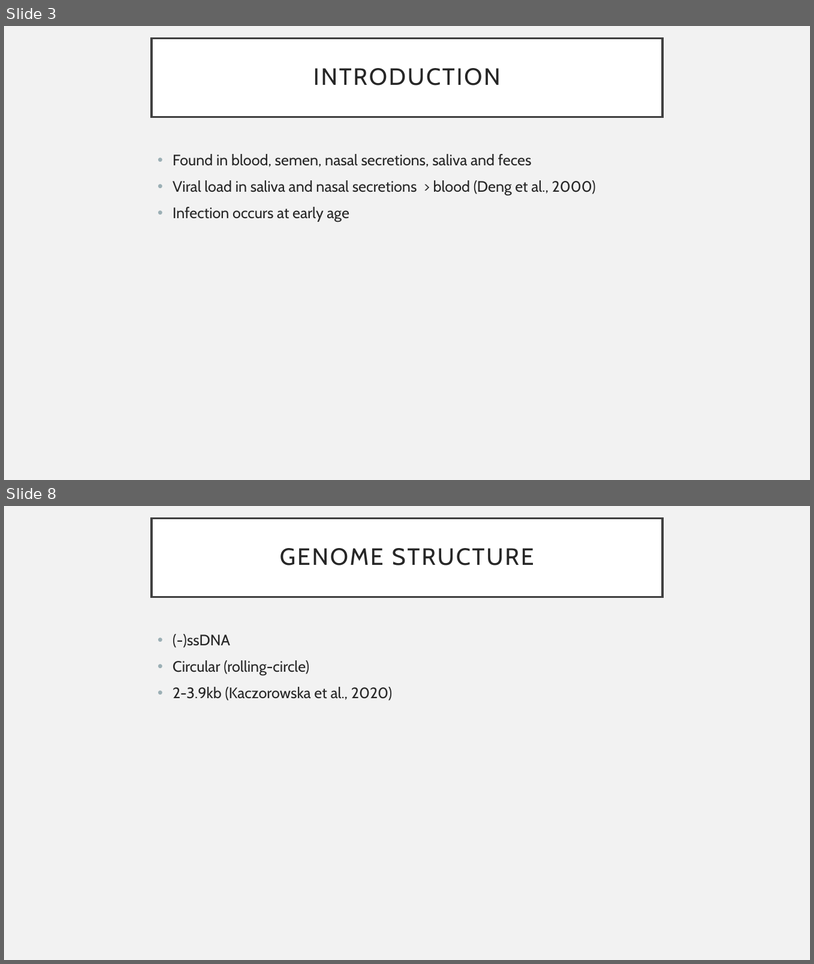
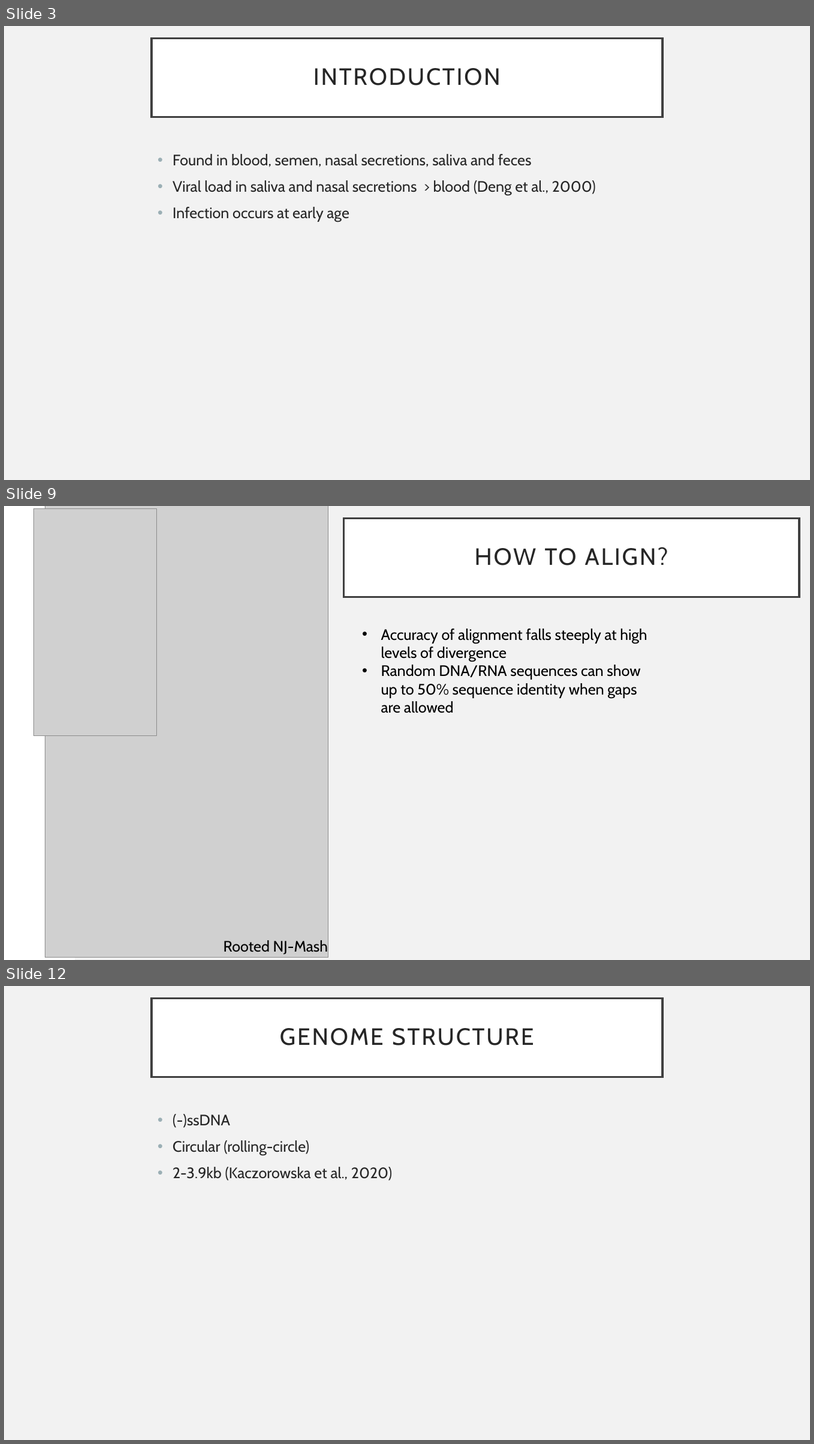
Before and after one commit to cednotsed/BIOC0021, a slide deck: presentations/Anelloviruses.pptx. Shown one above the other, each under a label of ours: slides 3 and 8 before the commit, slides 3, 9 and 12 after it; the slides between them are not shown. The pictures are 814x964 and 814x1444 pixels, drawn with LibreOffice and Linux fonts; fonts in the diff are those of the drawing; grey boxes stand for pictures. Boxes give left, top, right and bottom in pixels: in the first picture for what was removed or moved away, otherwise in the second. Text is boxed around its words. In the diff, an @@ line names an element or a change of style, - is before the commit and + after.

```diff
--- a/presentations/Anelloviruses.pptx
+++ b/presentations/Anelloviruses.pptx
@@ slide 9 added at <box>4,506,810,960</box>, background #F2F2F2 @@
@@ rectangle added at <box>4,506,75,960</box>, fill #FFFFFF, outline #FFFFFF 1 pt @@
@@ picture added at <box>33,508,156,735</box> @@
@@ picture added at <box>45,506,329,957</box> @@
@@ title added at <box>344,518,800,597</box>, fill #FFFFFF, outline #404040 2.5 pt, 28 pt, text #262626 @@
+HOW TO ALIGN?
@@ text added at <box>381,628,647,713</box>, 18 pt, text #000000 @@
+• Accuracy of alignment falls steeply at high levels of divergence
+• Random DNA/RNA sequences can show up to 50% sequence identity when gaps are allowed
@@ text added at <box>224,940,328,954</box>, 18 pt, text #000000 @@
+Rooted NJ-Mash
@@ what was slide 8 is now slide 12 @@
```
Also in this commit, not shown: 1 slide changed, 5 other slides added, 2 slides removed, 12 other files.
